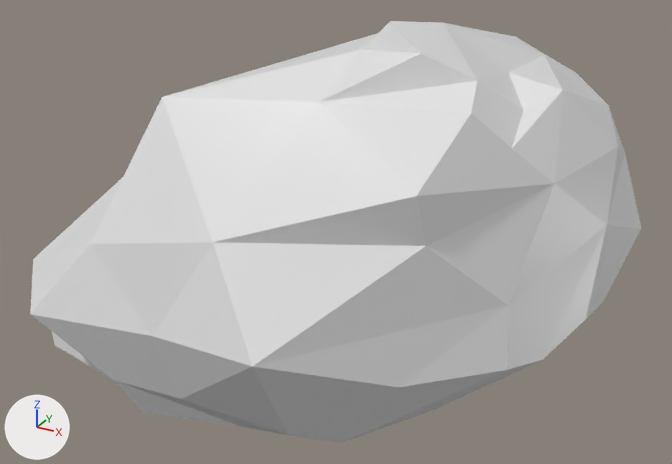
The Blender file Documents/Rock.blend as it was, and as the next commit left it.
Both versions are drawn from a camera (50 mm lens) standing at (0.672, -1.945, 1.814) and looking at (-0.388, -0.017, 0.85). Every picture has the same lights, and +X, +Y and +Z are marked at lower left.

Before the edit, the objects in view are built like this:
```python
mat_material = principled_material('Material')
mat_material.base_color = (0.8, 0.8, 0.8)  # white #e7e7e7
mat_material.roughness = 0.4
me_cube = bpy.data.meshes.new('Cube')
me_cube.from_pydata(...)  # 83 vertices, 161 faces; spans x -1.01..0.32, y -0.71..0.81, z 0.41..1.45
me_cube.materials.append(mat_material)  # white #e7e7e7
ob_cube = bpy.data.objects.new('Cube', me_cube)
ob_cube.location = (0.0, 0.0, 0.0)
```
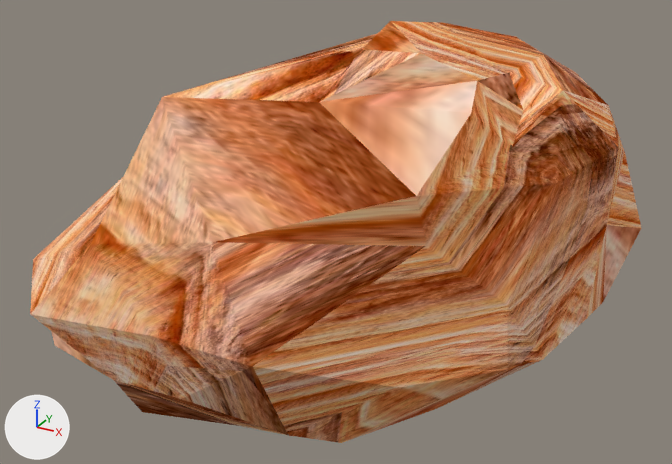
What changed in the scene script:
```text
Add img_rock_texture_jpg:
    img_rock_texture_jpg = load_image('Rock Texture.jpg', '../Images/Rock Texture.jpg', 566, 304, 'sRGB')
Change mat_material:
    remove mat_material.base_color = (0.8, 0.8, 0.8)  # white #e7e7e7
    add mat_material.texture = img_rock_texture_jpg
    mat_material.roughness: 0.4 -> 1.0
    add mat_material.specular_ior_level = 0.0
Change me_cube:
    where me_cube.from_pydata(...)  # 83 vertices, 161 faces; spans x -1.01..0.32, y -0.71..0.81, z 0.41..1.45
    used by ob_cube; location = (0.0, 0.0, 0.0)
    me_cube part 1: texture (UV) coordinates of 161 of 161 faces, centred in x -0.98..0.29, y -0.67..0.78, z 0.42..1.43, changed; they spanned u 0.0..0.0, v 0.0..0.0 and now span u -0.54..2.59, v -1.4..3.52
```

Where the change shows, as pixel boxes [x1, y1, x2, y2] in the pictures (672 x 464 px):
'Cube', surface changed (white to orange): [30, 21, 641, 443] in both
